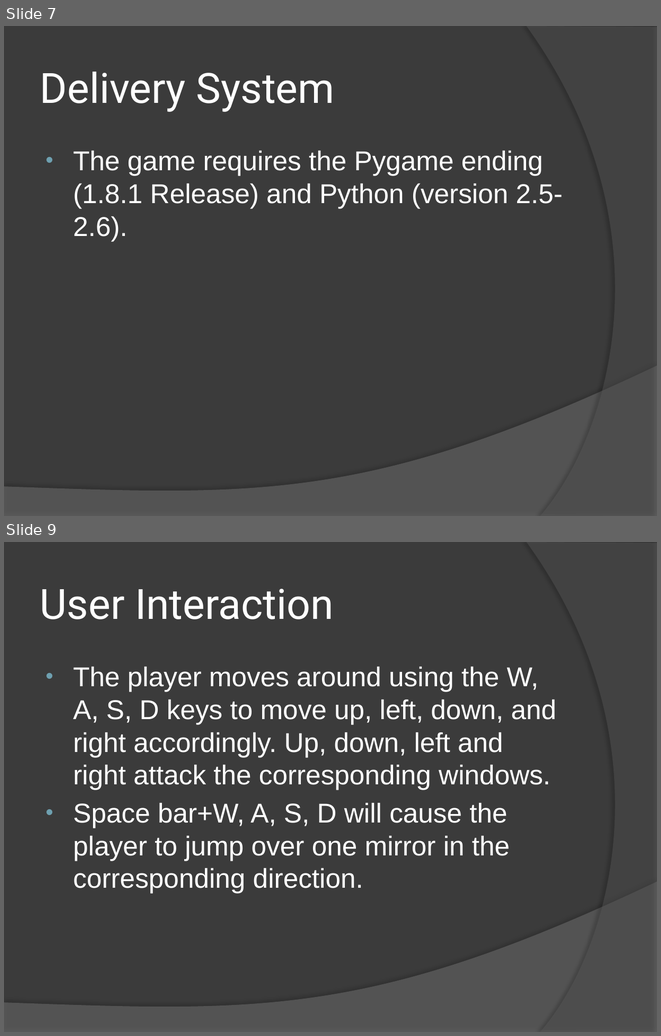
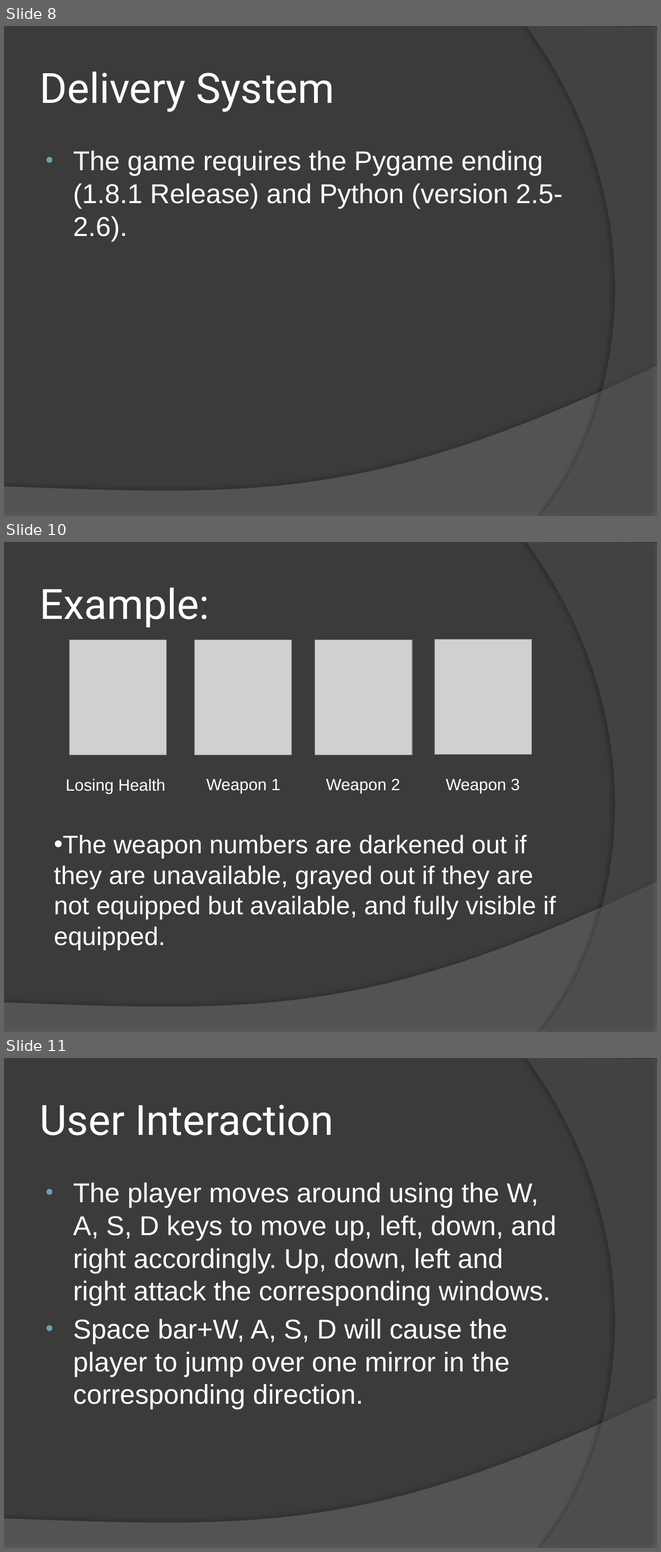
Before and after one commit to sonicma7/empacgame, a slide deck: Glassbreaker.pptx. Shown one above the other, each under a label of ours: slides 7 and 9 before the commit, slides 8, 10 and 11 after it; the slides between them are not shown. The pictures are 661x1036 and 661x1552 pixels, drawn with LibreOffice and Linux fonts; fonts in the diff are those of the drawing; grey boxes stand for pictures. Boxes give left, top, right and bottom in pixels: in the first picture for what was removed or moved away, otherwise in the second. Text is boxed around its words. In the diff, an @@ line names an element or a change of style, - is before the commit and + after.

```diff
--- a/Glassbreaker.pptx
+++ b/Glassbreaker.pptx
@@ slide 10 added at bbox=[4, 542, 657, 1032], background #3B3B3B; not listed: 2 template elements that a slide beside it also shows @@
@@ title added at bbox=[40, 588, 209, 627], 46 pt, text #FFFFFF @@
+Example:
@@ picture added at bbox=[69, 640, 167, 755] @@
@@ picture added at bbox=[195, 640, 292, 755] @@
@@ picture added at bbox=[315, 640, 412, 755] @@
@@ picture added at bbox=[434, 640, 531, 754] @@
@@ text added at bbox=[65, 778, 166, 794], 18 pt, text #FFFFFF @@
+Losing Health
@@ text added at bbox=[206, 779, 280, 793], 18 pt, text #FFFFFF @@
+Weapon 1
@@ text added at bbox=[326, 778, 400, 793], 18 pt, text #FFFFFF @@
+Weapon 2
@@ text added at bbox=[446, 778, 520, 793], 18 pt, text #FFFFFF @@
+Weapon 3
@@ text added at bbox=[54, 835, 556, 950], 28 pt, text #FFFFFF @@
+• The weapon numbers are darkened out if they are unavailable, grayed out if they are not equipped but available, and fully visible if equipped.
@@ what was slide 7 is now slide 8 @@
@@ what was slide 9 is now slide 11 @@
```
Also in this commit, not shown: 8 other slides added, 2 slides removed.
